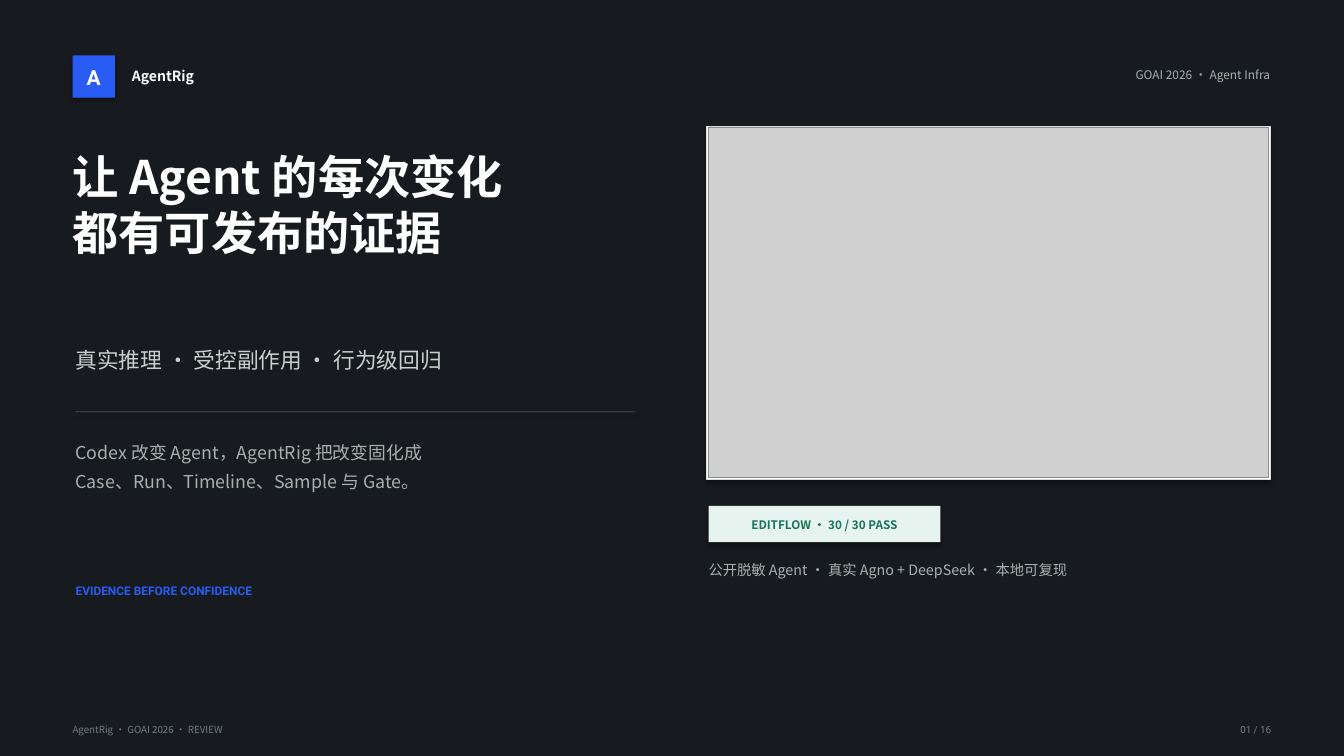
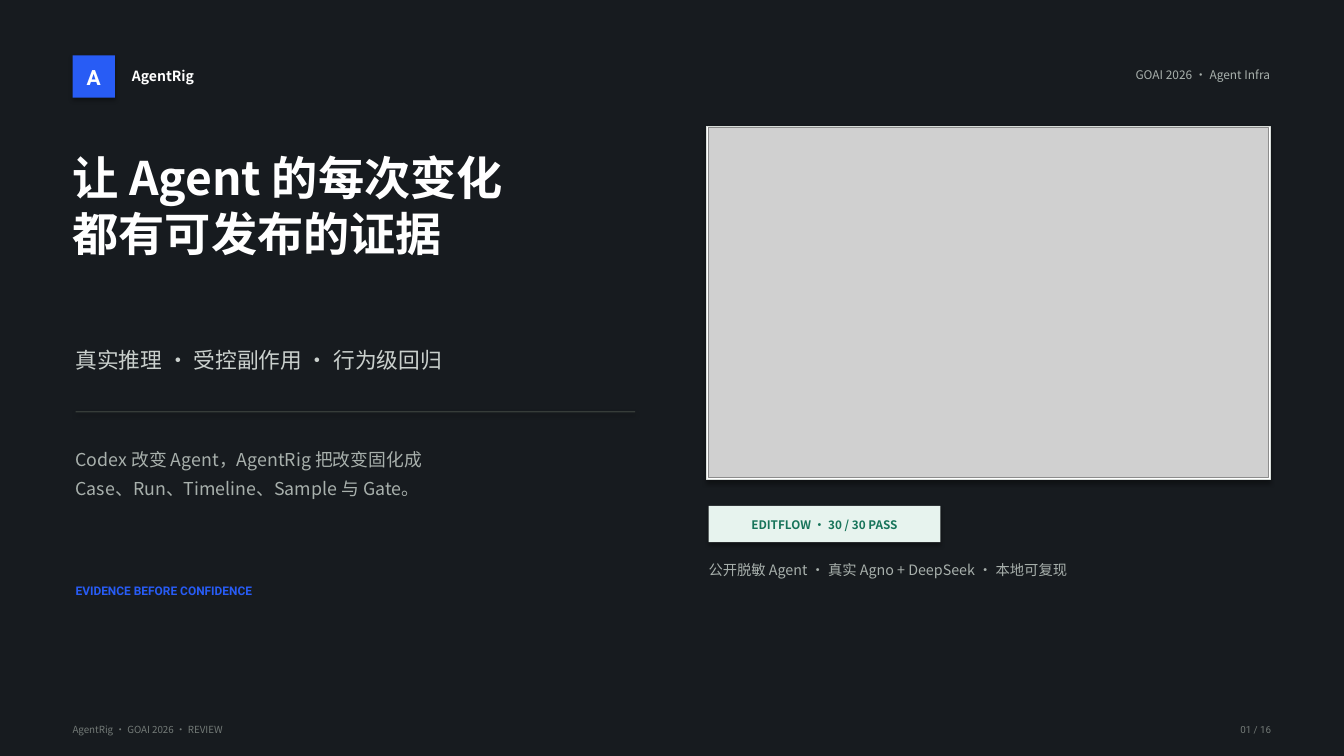
Before and after one commit to ChenCJ-io/agentrig, a slide deck: slide 1 of docs/competition/AgentRig-GOAI-2026-初赛方案.pptx. Drawn at 1344x756 pixels with LibreOffice and Linux fonts; fonts in the diff are those of the drawing; grey boxes stand for pictures. Boxes give left, top, right and bottom in pixels: in the first picture for what was removed or moved away, otherwise in the second. Text is boxed around its words. In the diff, an @@ line names an element or a change of style, - is before the commit and + after.

```diff
--- a/docs/competition/AgentRig-GOAI-2026-初赛方案.pptx
+++ b/docs/competition/AgentRig-GOAI-2026-初赛方案.pptx
@@ text at bbox=[76, 451, 422, 499]: text changed @@
-Codex 改变 Agent，AgentRig 把改变固化成
-Case、Run、Timeline、Sample 与 Gate。
+Codex 改变 Agent，AgentRig 把改变固化成
+Case、Run、Timeline、Sample 与 Gate。
```
Also in this commit, not shown: 12 other slides changed, 13 other files.
